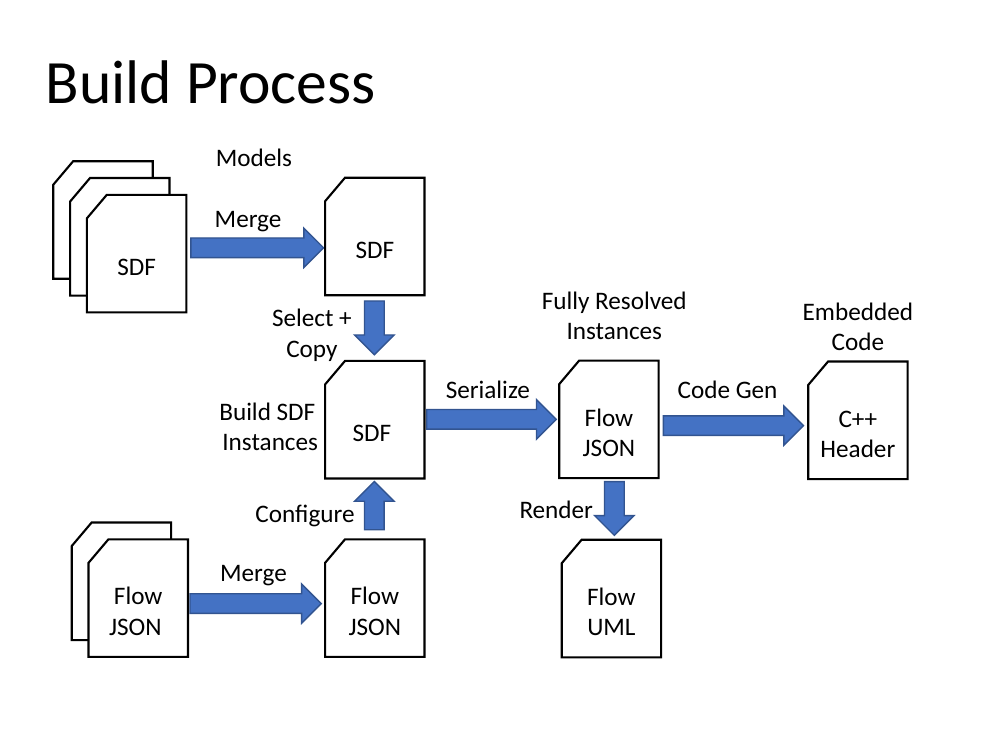
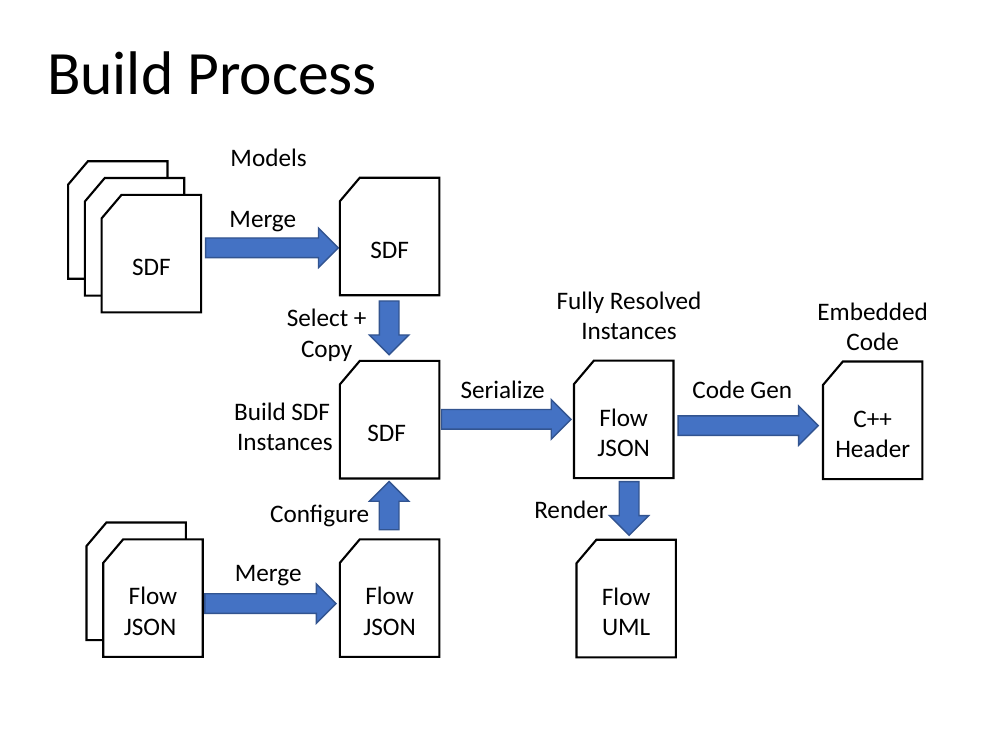
Before and after one commit to mjkoster/ObjectFlow, a slide deck: slide 12 of Documents/ObjectFlow.pptx. Drawn at 1008x756 pixels with LibreOffice and Linux fonts; fonts in the diff are those of the drawing. Boxes give left, top, right and bottom in pixels: in the first picture for what was removed or moved away, otherwise in the second. Text is boxed around its words. In the diff, an @@ line names an element or a change of style, - is before the commit and + after.

```diff
--- a/Documents/ObjectFlow.pptx
+++ b/Documents/ObjectFlow.pptx
@@ title "Build Process": place and size @@
-title "Build Process" at <box>46,60,376,104</box>
+title "Build Process" at <box>47,51,377,95</box>
@@ 11 flow chart punched cards, 11 texts, 7 right arrows: place and size @@
-11 flow chart punched cards, 11 texts, 7 right arrows at <box>53,148,913,657</box>
+11 flow chart punched cards, 11 texts, 7 right arrows at <box>69,148,927,657</box>
```
Also in this commit, not shown: 1 other slide changed, 3 other files.
